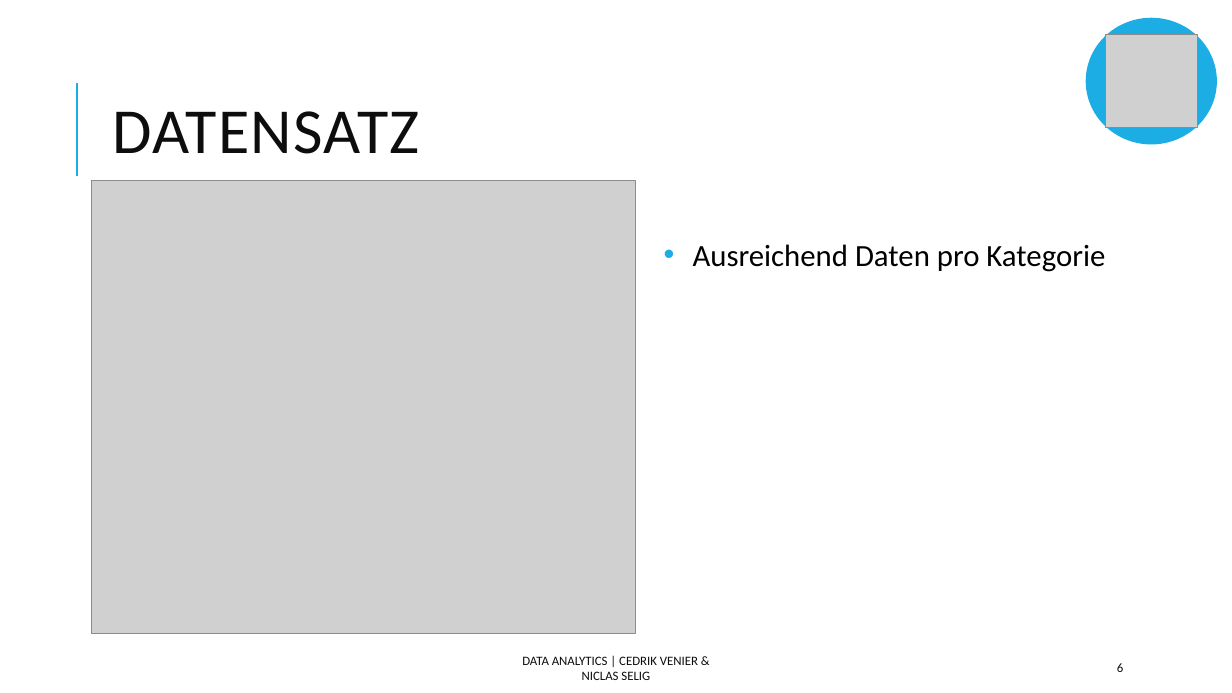
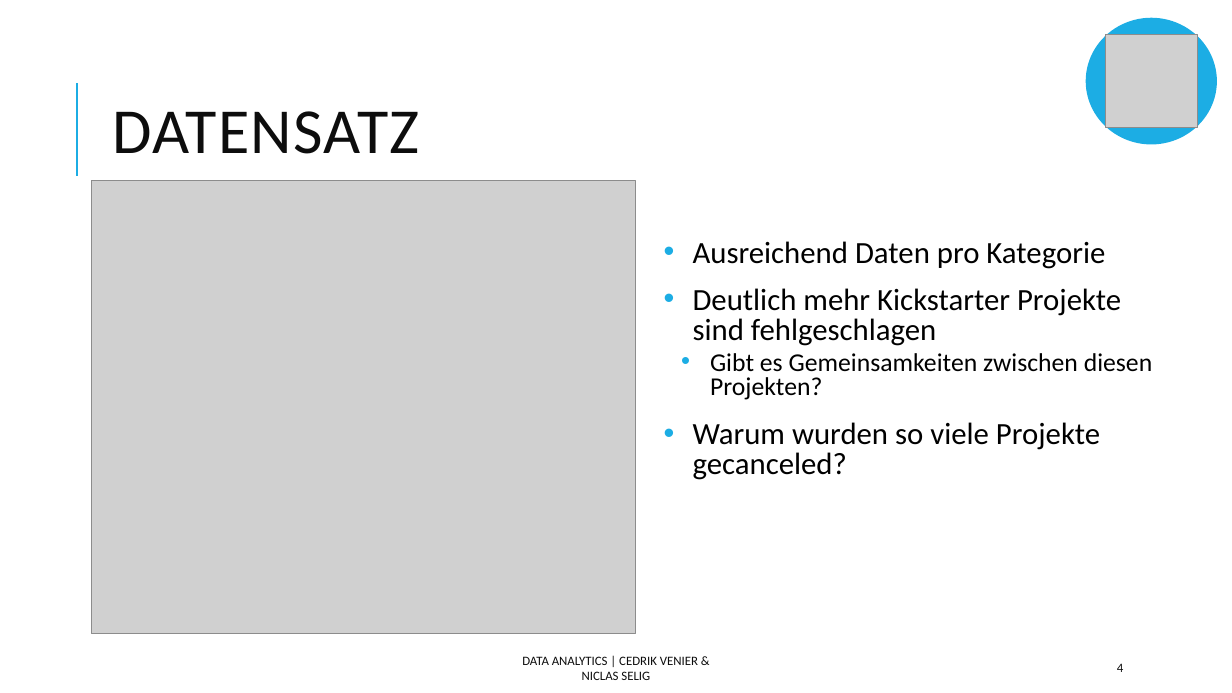
Before and after one commit to Cedrik-V/DataAnalyticsKickstarterWS21-22, a slide deck: slide 4 of Präsi.pptx (slide 6 before the commit). Drawn at 1232x693 pixels with LibreOffice and Linux fonts; fonts in the diff are those of the drawing; grey boxes stand for pictures. Boxes give left, top, right and bottom in pixels: in the first picture for what was removed or moved away, otherwise in the second. Text is boxed around its words. In the diff, an @@ line names an element or a change of style, - is before the commit and + after.

```diff
--- a/Präsi.pptx
+++ b/Präsi.pptx
@@ text at box(693, 241, 1105, 269): line spacing 0.9 to 0.8 @@
@@ text at box(693, 288, 1152, 480): paragraphs added @@
+• Deutlich mehr Kickstarter Projekte sind fehlgeschlagen
+  • Gibt es Gemeinsamkeiten zwischen diesen Projekten?
+• Warum wurden so viele Projekte gecanceled?
@@ page number at box(1117, 663, 1123, 672): text changed @@
-6
+4
```
Also in this commit, not shown: 3 other slides changed, 1 slide added, 1 slide removed.
